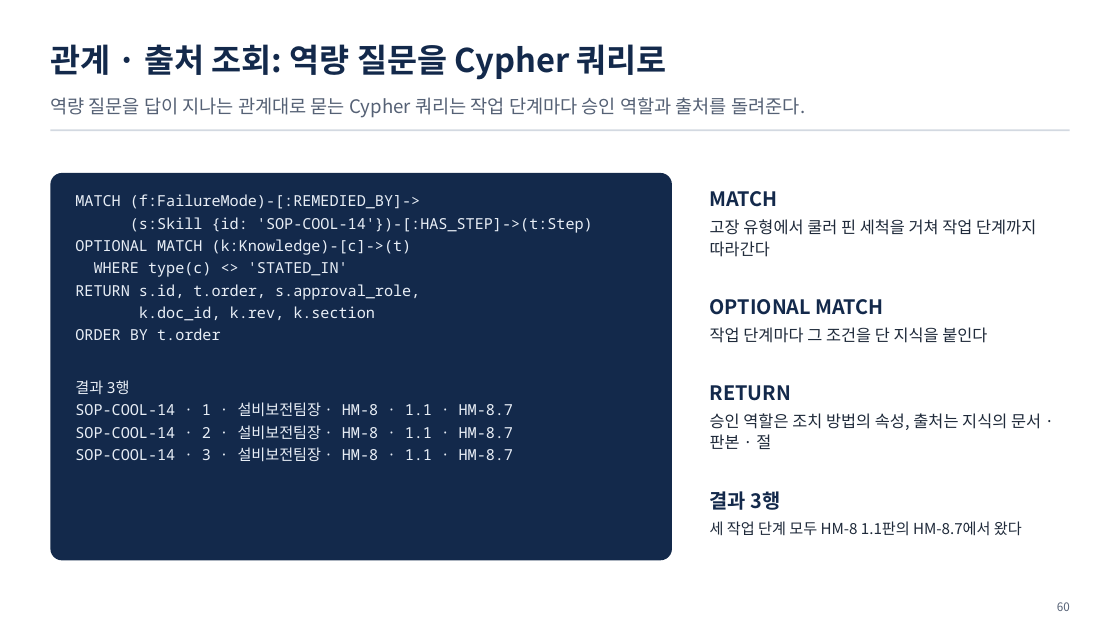
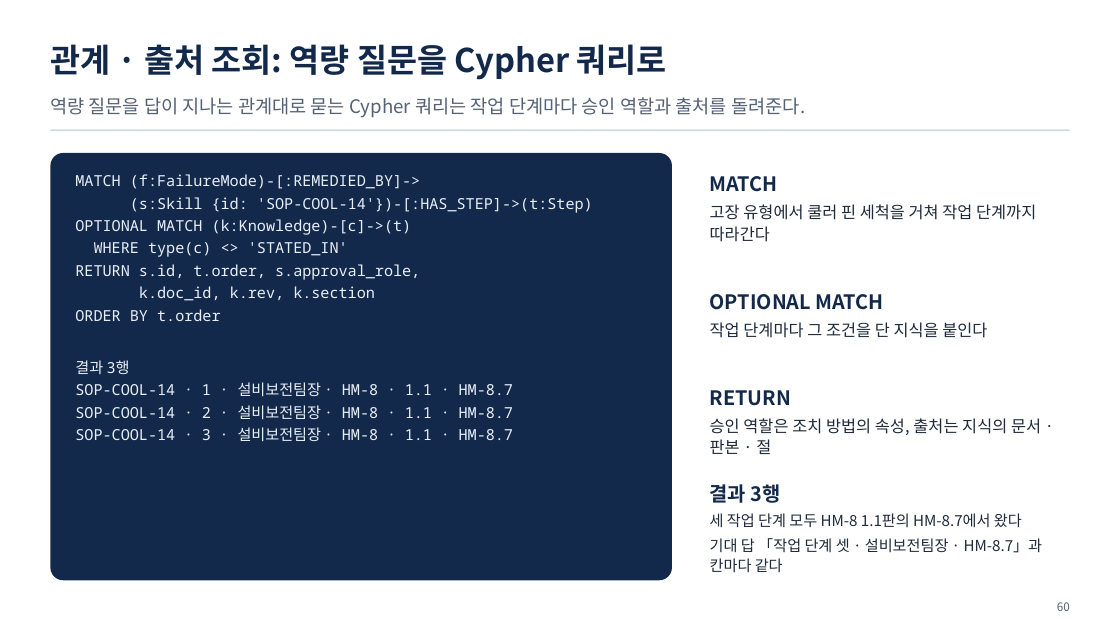
Before and after one commit to uengine-oss/hyd-iot-edu, a slide deck: slide 60 of workspace/강의제작/산출물/실전반/이론/03회차/실전반_03일차.pptx. Drawn at 1120x630 pixels with LibreOffice and Linux fonts; fonts in the diff are those of the drawing. Boxes give left, top, right and bottom in pixels: in the first picture for what was removed or moved away, otherwise in the second. Text is boxed around its words. In the diff, an @@ line names an element or a change of style, - is before the commit and + after.

Commit message:
실전반 3회차 V-10 · D-9 마무리 — 60 · 62장 화면에 기대 답과 견준 결과 · 전후 그래프 비교, 71장 「잠금」 낱말 떨어짐 고침(장확정 79/79) · 02편 41 · 43장과 03편(55~79장) 영상 제작 입력(강조 28 · 18 · 장별점검표 79/79 · 쉼 23구획 · 제작 명령 절)

```diff
--- a/workspace/강의제작/산출물/실전반/이론/03회차/실전반_03일차.pptx
+++ b/workspace/강의제작/산출물/실전반/이론/03회차/실전반_03일차.pptx
@@ rounded rectangle: place and size @@
-rounded rectangle at [50, 173, 672, 560]
+rounded rectangle at [50, 153, 672, 581]
@@ text "MATCH (f:FailureMode)-[:REMEDIED_BY]->": place and size @@
-text "MATCH (f:FailureMode)-[:REMEDIED_BY]->" at [75, 194, 593, 462]
+text "MATCH (f:FailureMode)-[:REMEDIED_BY]->" at [75, 174, 593, 442]
@@ text "MATCH": place and size @@
-text "MATCH" at [710, 191, 1036, 257]
+text "MATCH" at [710, 176, 1036, 242]
@@ text "OPTIONAL MATCH": place and size @@
-text "OPTIONAL MATCH" at [710, 299, 987, 343]
+text "OPTIONAL MATCH" at [710, 294, 987, 338]
@@ text "RETURN": place and size @@
-text "RETURN" at [710, 385, 1041, 449]
+text "RETURN" at [710, 390, 1041, 454]
@@ text "결과 3행": place and size @@
-text "결과 3행" at [710, 491, 1022, 536]
+text "결과 3행" at [710, 484, 1043, 572]
@@ text at [710, 538, 1043, 572]: paragraph added @@
+기대 답 「작업 단계 셋 · 설비보전팀장 · HM-8.7」과 칸마다 같다
```
Also in this commit, not shown: 2 other slides changed, 29 other files.
